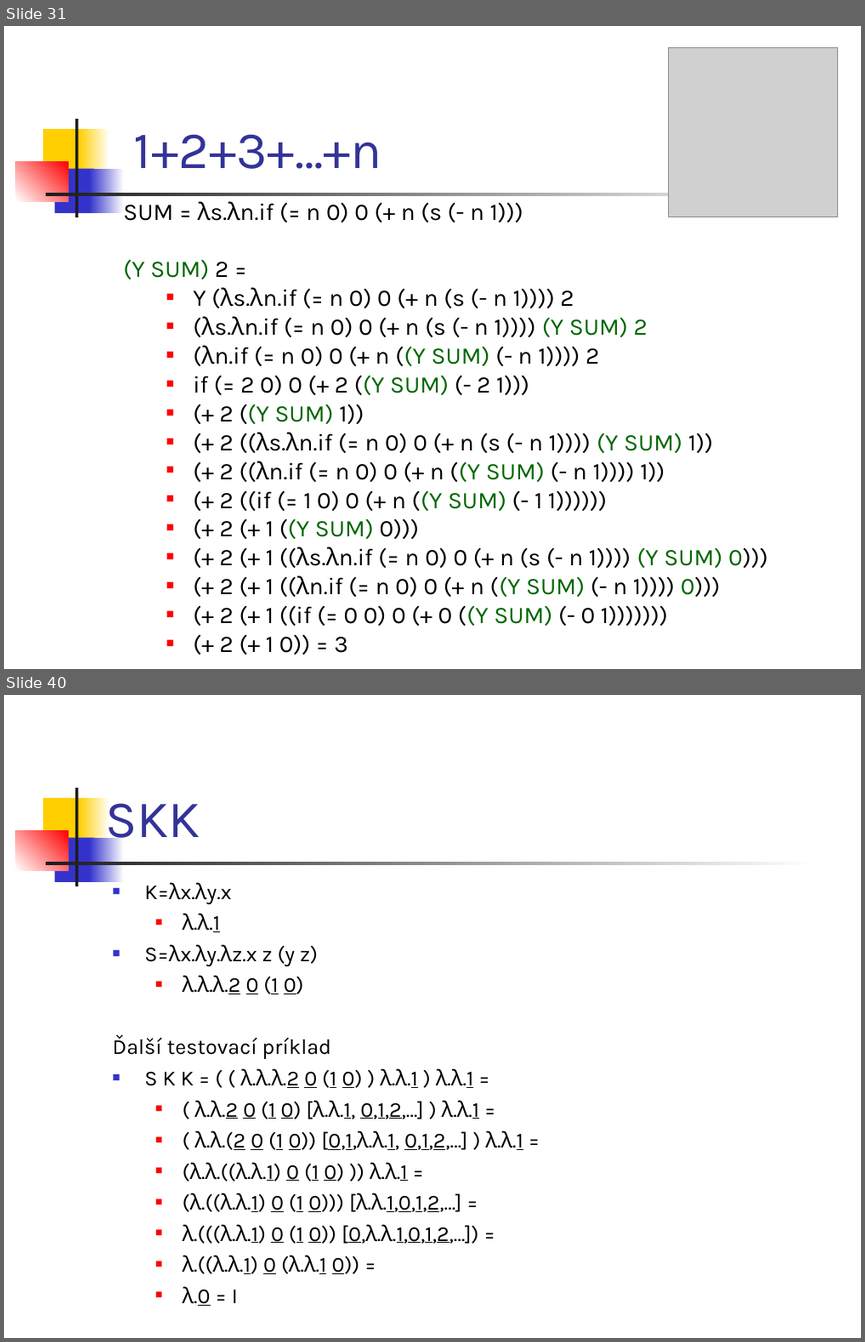
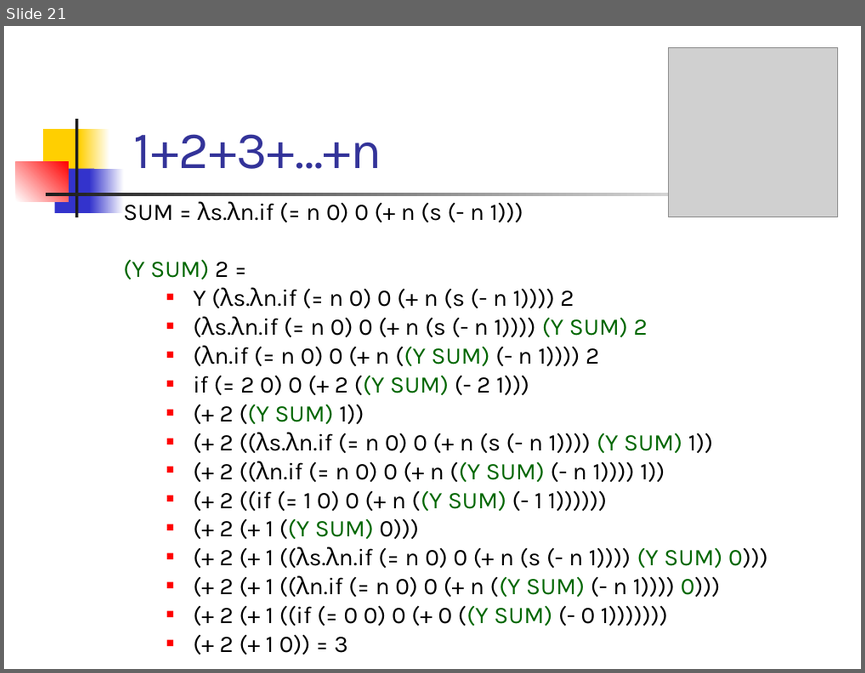
Before and after one commit to Funkcionalne/Prednasky, a slide deck: 06/06_fpro.ppt. Shown one above the other, each under a label of ours: slides 31 and 40 before the commit, slide 21 after it; the slides between them are not shown. The pictures are 865x1342 and 865x673 pixels, drawn with LibreOffice and Linux fonts; fonts in the diff are those of the drawing; grey boxes stand for pictures. Boxes give left, top, right and bottom in pixels: in the first picture for what was removed or moved away, otherwise in the second. Text is boxed around its words. In the diff, an @@ line names an element or a change of style, - is before the commit and + after.

```diff
--- a/06/06_fpro.ppt
+++ b/06/06_fpro.ppt
@@ slide 40 removed at (x1=4, y1=695, x2=861, y2=1338), background #FFFFFF; not listed: 7 template elements that a slide beside it also shows @@
@@ title removed at (x1=105, y1=803, x2=200, y2=850) @@
-SKK
@@ text removed at (x1=113, y1=885, x2=523, y2=1305) @@
-■ K=λx.λy.x
-  ■ λ.λ.1
-■ S=λx.λy.λz.x z (y z)
-  ■ λ.λ.λ.2 0 (1 0)
-Ďalší testovací príklad
-■ S K K = ( ( λ.λ.λ.2 0 (1 0) ) λ.λ.1 ) λ.λ.1 =
-  ■ ( λ.λ.2 0 (1 0) [λ.λ.1, 0,1,2,…] ) λ.λ.1 =
-  ■ ( λ.λ.(2 0 (1 0)) [0,1,λ.λ.1, 0,1,2,…] ) λ.λ.1 =
-  ■ (λ.λ.((λ.λ.1) 0 (1 0) )) λ.λ.1 =
-  ■ (λ.((λ.λ.1) 0 (1 0))) [λ.λ.1,0,1,2,…] =
-  ■ λ.(((λ.λ.1) 0 (1 0)) [0,λ.λ.1,0,1,2,…]) =
-  ■ λ.((λ.λ.1) 0 (λ.λ.1 0)) =
-  ■ λ.0 = I
@@ what was slide 31 is now slide 21 @@
```
Also in this commit, not shown: 9 slides changed, 7 other slides removed, 1 other file.
